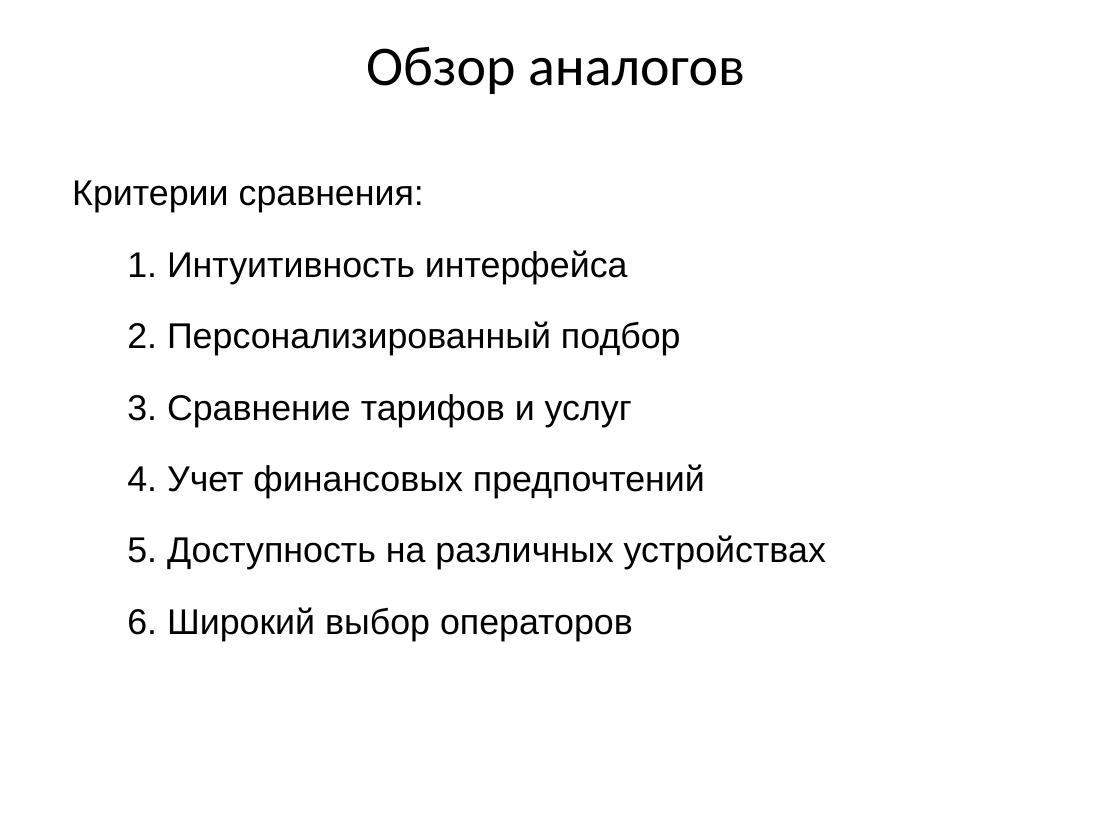
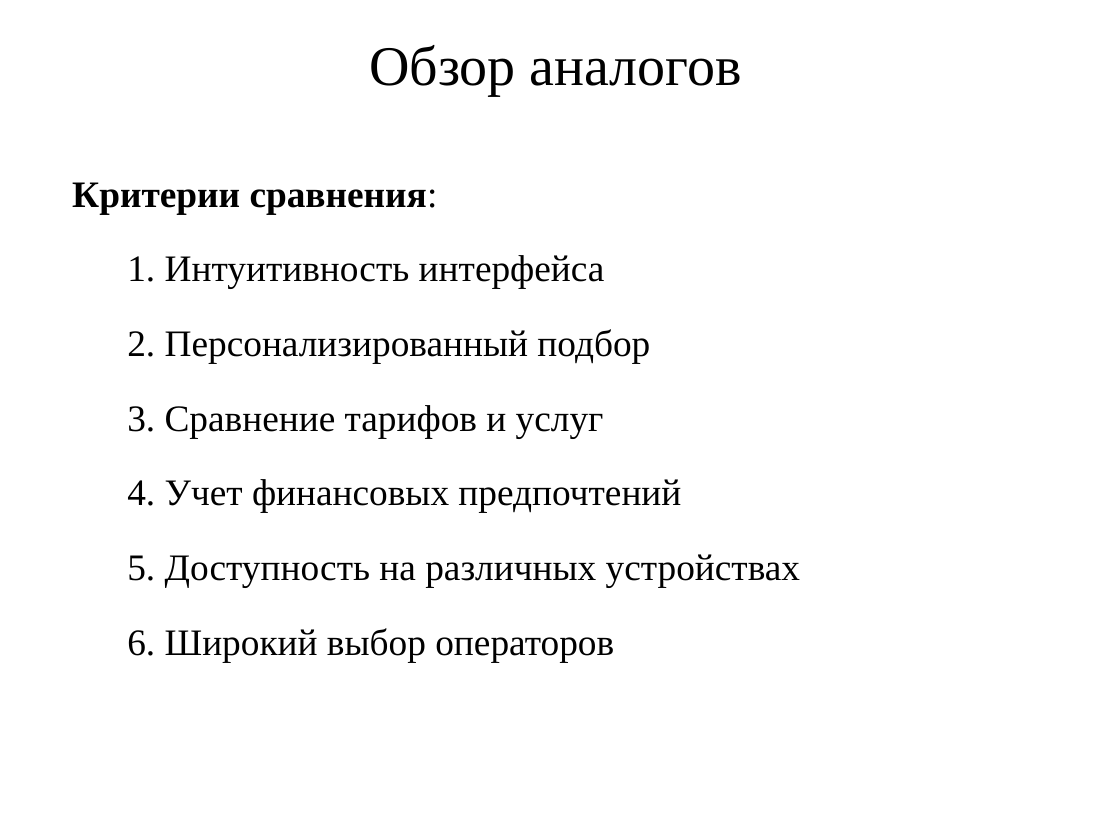
Before and after one commit to vadimgilka/WebsiteOperatorRates, a slide deck: slide 8 of Documentation/Pre-defense/First/Presentation.pptx (slide 9 before the commit). Drawn at 1120x840 pixels with LibreOffice and Linux fonts; fonts in the diff are those of the drawing. Boxes give left, top, right and bottom in pixels: in the first picture for what was removed or moved away, otherwise in the second. Text is boxed around its words. In the diff, an @@ line names an element or a change of style, - is before the commit and + after.

```diff
--- a/Documentation/Pre-defense/First/Presentation.pptx
+++ b/Documentation/Pre-defense/First/Presentation.pptx
@@ title "Обзор аналогов" at (369,45,742,95): font Calibri to Times New Roman @@
@@ subtitle "Критерии сравнения:" at (72,182,800,662): size 23 to 24 pt, font Arial to Times New Roman; bold on in "Критерии сравнения:" @@
```
Also in this commit, not shown: 12 other slides changed, 1 slide removed.
